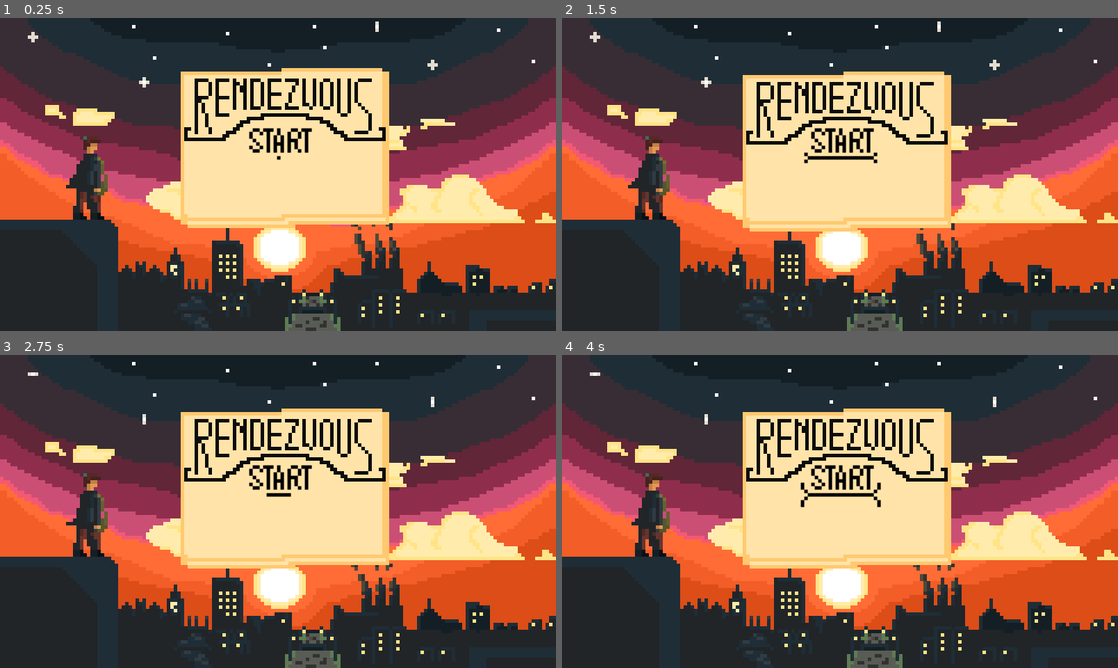
Above: before the commit, frames 1-4 (two rows, left to right).
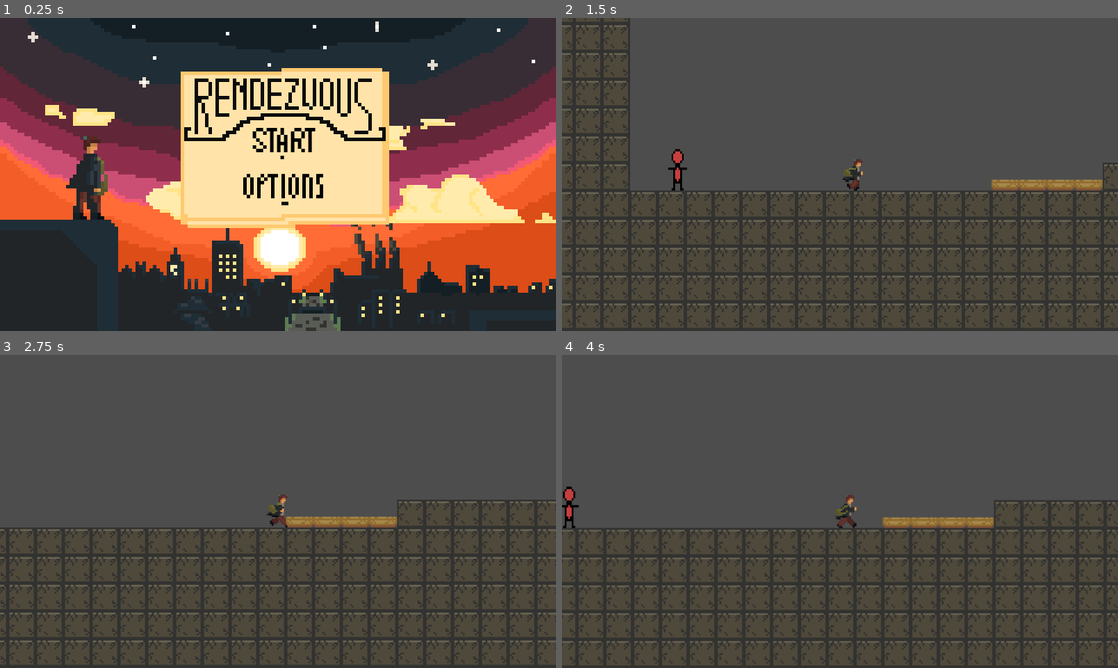
Above: after the commit, the same moments.

Repository: Zach9123/L1-Digital
Game: Godot game, scene res://Scenes/Main_Menu.tscn
Two runs of this game, one before a commit and one after it. Both use one fixed random seed, a clock stepped at 60 frames per second and the inputs below.
Inputs (mouse positions are in pixels of both pictures, inside the frame that each line leads up to):
- Up to frame 1 (0.25 s): no input
- Up to frame 2 (1.5 s): click (845, 140) at 0.52 s; hold Right (ui_right) from 1.28 s (still down); tap Z (dash) at 1.35 s
- Up to frame 3 (2.75 s): keep holding Right (ui_right); tap Up (ui_up) at 1.52, 2.27 s; tap Z (dash) at 2.1 s
- Up to frame 4 (4 s): release Right (ui_right) at 2.78 s; hold Left (ui_left) 2.78-3.53 s; tap Z (dash) at 2.85, 3.6 s; hold Right (ui_right) from 3.53 s (still down); tap Up (ui_up) at 3.77 s

The runs differ from the first frame. In frame 1, 1.3% of the frame differs, in the area x 43-59%, y 35-60%; in frame 2, 92%; in frame 3, 94%; in frame 4, 94%, in the area x 0-100%, y 0-100%.

Commit message:
V2.11
Did more work on main menu, getting buttons to work

Diff:
--- a/Rendezvous/Scenes/Main_Menu.tscn
+++ b/Rendezvous/Scenes/Main_Menu.tscn
@@ -4,6 +4,15 @@
 [ext_resource type="Texture2D" uid="uid://bmfwacuy0cakd" path="res://sprites/main_menu_screen_v1.png" id="2_rmbjf"]
 [ext_resource type="Texture2D" uid="uid://dd0opv5finus2" path="res://sprites/rendezvous_paper_titleV1.png" id="3_b7rmo"]
 [ext_resource type="Texture2D" uid="uid://76idxjgcp63g" path="res://sprites/start_buttonV1.png" id="4_00u4r"]
+[ext_resource type="Texture2D" uid="uid://dpguoa7rpan8r" path="res://sprites/option_buttonV1.png" id="5_anlgx"]
+
+[sub_resource type="Animation" id="Animation_anlgx"]
+resource_name = "hover"
+
+[sub_resource type="AnimationLibrary" id="AnimationLibrary_xvotp"]
+_data = {
+&"hover": SubResource("Animation_anlgx")
+}
 
 [sub_resource type="AtlasTexture" id="AtlasTexture_b7rmo"]
 atlas = ExtResource("2_rmbjf")
@@ -133,6 +142,84 @@
 "speed": 8.0
 }]
 
+[sub_resource type="AtlasTexture" id="AtlasTexture_xw7w0"]
+atlas = ExtResource("5_anlgx")
+region = Rect2(0, 0, 448, 448)
+
+[sub_resource type="AtlasTexture" id="AtlasTexture_tyjfi"]
+atlas = ExtResource("5_anlgx")
+region = Rect2(448, 0, 448, 448)
+
+[sub_resource type="AtlasTexture" id="AtlasTexture_yqnrf"]
+atlas = ExtResource("5_anlgx")
+region = Rect2(896, 0, 448, 448)
+
+[sub_resource type="AtlasTexture" id="AtlasTexture_1w3dx"]
+atlas = ExtResource("5_anlgx")
+region = Rect2(0, 448, 448, 448)
+
+[sub_resource type="AtlasTexture" id="AtlasTexture_7366o"]
+atlas = ExtResource("5_anlgx")
+region = Rect2(448, 448, 448, 448)
+
+[sub_resource type="AtlasTexture" id="AtlasTexture_ap0sf"]
+atlas = ExtResource("5_anlgx")
+region = Rect2(896, 448, 448, 448)
+
+[sub_resource type="AtlasTexture" id="AtlasTexture_mbcut"]
+atlas = ExtResource("5_anlgx")
+region = Rect2(0, 896, 448, 448)
+
+[sub_resource type="AtlasTexture" id="AtlasTexture_b658i"]
+atlas = ExtResource("5_anlgx")
+region = Rect2(448, 896, 448, 448)
+
+[sub_resource type="AtlasTexture" id="AtlasTexture_wfp6n"]
+atlas = ExtResource("5_anlgx")
+region = Rect2(896, 896, 448, 448)
+
+[sub_resource type="AtlasTexture" id="AtlasTexture_akrlg"]
+atlas = ExtResource("5_anlgx")
+region = Rect2(0, 1344, 448, 448)
+
+[sub_resource type="SpriteFrames" id="SpriteFrames_my4yw"]
+animations = [{
+"frames": [{
+"duration": 1.0,
+"texture": SubResource("AtlasTexture_xw7w0")
+}, {
+"duration": 1.0,
+"texture": SubResource("AtlasTexture_tyjfi")
+}, {
+"duration": 1.0,
+"texture": SubResource("AtlasTexture_yqnrf")
+}, {
+"duration": 1.0,
+"texture": SubResource("AtlasTexture_1w3dx")
+}, {
+"duration": 1.0,
+"texture": SubResource("AtlasTexture_7366o")
+}, {
+"duration": 1.0,
+"texture": SubResource("AtlasTexture_ap0sf")
+}, {
+"duration": 1.0,
+"texture": SubResource("AtlasTexture_mbcut")
+}, {
+"duration": 1.0,
+"texture": SubResource("AtlasTexture_b658i")
+}, {
+"duration": 1.0,
+"texture": SubResource("AtlasTexture_wfp6n")
+}, {
+"duration": 1.0,
+"texture": SubResource("AtlasTexture_akrlg")
+}],
+"loop": 0,
+"name": &"default",
+"speed": 5.0
+}]
+
 [sub_resource type="AtlasTexture" id="AtlasTexture_53v7h"]
 atlas = ExtResource("4_00u4r")
 region = Rect2(0, 0, 448, 448)
@@ -206,12 +293,10 @@
 "duration": 1.0,
 "texture": SubResource("AtlasTexture_u2ek0")
 }],
-"loop": 1,
+"loop": 0,
 "name": &"default",
-"speed": 5.0
+"speed": 6.0
 }]
-
-[sub_resource type="SpriteFrames" id="SpriteFrames_my4yw"]
 
 [node name="Main_Menu" type="Node2D" unique_id=977678936]
 script = ExtResource("1_c4tk2")
@@ -222,18 +307,22 @@
 offset_right = 40.0
 offset_bottom = 40.0
 
-[node name="Start" type="Button" parent="Button_Manager" unique_id=2087259212]
+[node name="Start2" type="Button" parent="Button_Manager" unique_id=2087259212]
 layout_mode = 0
-offset_left = 223.0
-offset_top = -117.0
-offset_right = 490.0
-offset_bottom = -37.0
-text = "Start"
+offset_left = 509.0
+offset_top = 221.0
+offset_right = 635.0
+offset_bottom = 270.0
+pivot_offset = Vector2(161, 84)
+
+[node name="AnimationPlayer" type="AnimationPlayer" parent="Button_Manager/Start2" unique_id=1861126484]
+libraries/ = SubResource("AnimationLibrary_xvotp")
 
 [node name="Background" type="AnimatedSprite2D" parent="." unique_id=61903099]
 position = Vector2(560, 315)
 sprite_frames = SubResource("SpriteFrames_pr1l4")
 autoplay = "default"
+frame_progress = 0.3117461
 
 [node name="Main Menu" type="AnimatedSprite2D" parent="." unique_id=1169582809]
 position = Vector2(574, 290)
@@ -242,12 +331,14 @@
 frame = 7
 frame_progress = 1.0
 
+[node name="Options" type="AnimatedSprite2D" parent="." unique_id=472948588]
+position = Vector2(574, 342)
+sprite_frames = SubResource("SpriteFrames_my4yw")
+autoplay = "default"
+
 [node name="Start" type="AnimatedSprite2D" parent="." unique_id=2101840295]
-position = Vector2(565, 250)
+position = Vector2(572, 249)
 sprite_frames = SubResource("SpriteFrames_c36lj")
 autoplay = "default"
 
-[node name="Options" type="AnimatedSprite2D" parent="." unique_id=472948588]
-sprite_frames = SubResource("SpriteFrames_my4yw")
-
-[connection signal="pressed" from="Button_Manager/Start" to="." method="_on_start_pressed"]
+[connection signal="pressed" from="Button_Manager/Start2" to="." method="_on_start_pressed"]
